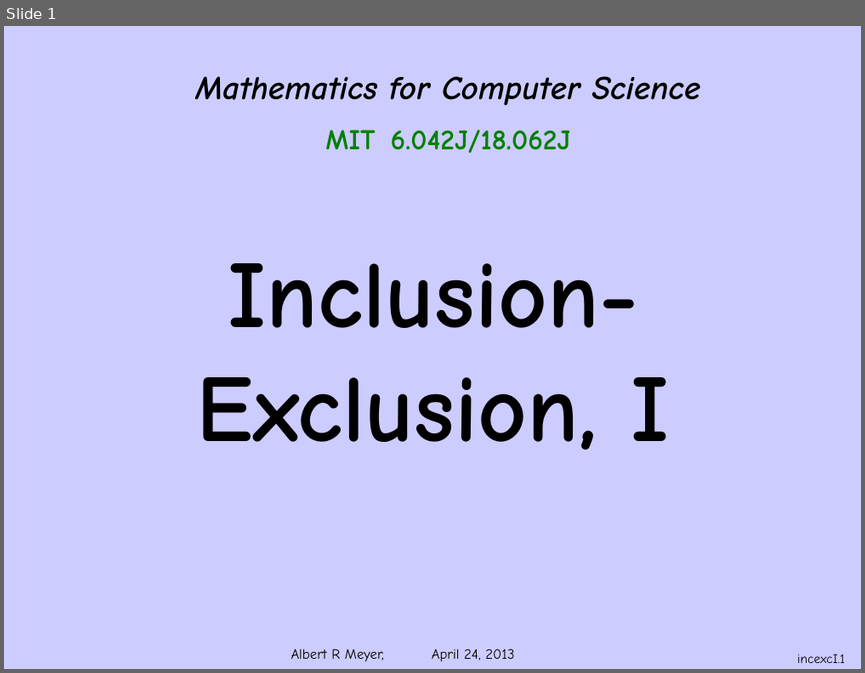
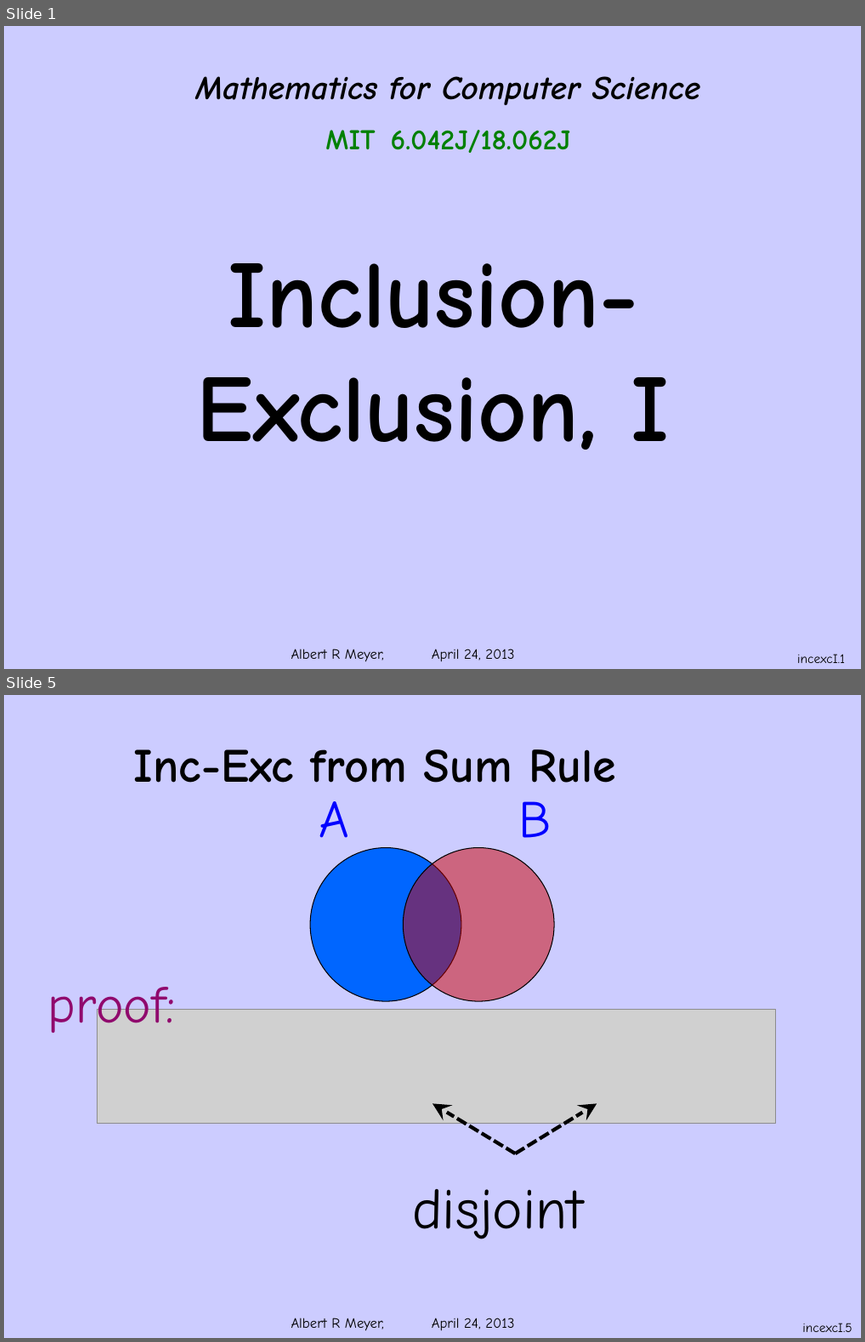
Before and after one commit to armeyer/mcs_web, a slide deck: spring13/slides13/incexcI.pptx. Shown one above the other, each under a label of ours: slide 1 before the commit, slides 1 and 5 after it; the slides between them are not shown. The pictures are 865x673 and 865x1342 pixels, drawn with LibreOffice and Linux fonts; fonts in the diff are those of the drawing; grey boxes stand for pictures; background and template pictures are left out. Boxes give left, top, right and bottom in pixels: in the first picture for what was removed or moved away, otherwise in the second. Text is boxed around its words. In the diff, an @@ line names an element or a change of style, - is before the commit and + after.

Commit message:
add incexc-60-04-42.pptx incexcbinom.pptx incexc2set.pptx

```diff
--- a/spring13/slides13/incexcI.pptx
+++ b/spring13/slides13/incexcI.pptx
@@ slide 5 added at [4, 695, 861, 1338], background #CCCCFF; not listed: 1 template element that a slide beside it also shows @@
@@ title added at [134, 749, 616, 783], 40 pt, text #000000, bold @@
+Inc-Exc from Sum Rule
@@ group added at [310, 801, 554, 1001]: 2 texts, 2 ellipses @@
+A
+B
@@ text added at [48, 987, 175, 1039], 44 pt, text #90096D @@
+proof:
@@ picture added at [97, 1009, 775, 1123] @@
@@ arrow added from (516, 1153) to (432, 1104), #000000 3 pt dashed @@
@@ arrow added from (516, 1153) to (597, 1104), #000000 3 pt dashed @@
@@ text added at [412, 1189, 584, 1239], 48 pt, text #000000 @@
+disjoint
@@ page number added at [802, 1322, 851, 1332], 11 pt, text #000000 @@
+incexcI.5
```
Also in this commit, not shown: 6 slides changed, 4 other slides added, 4 other files.
